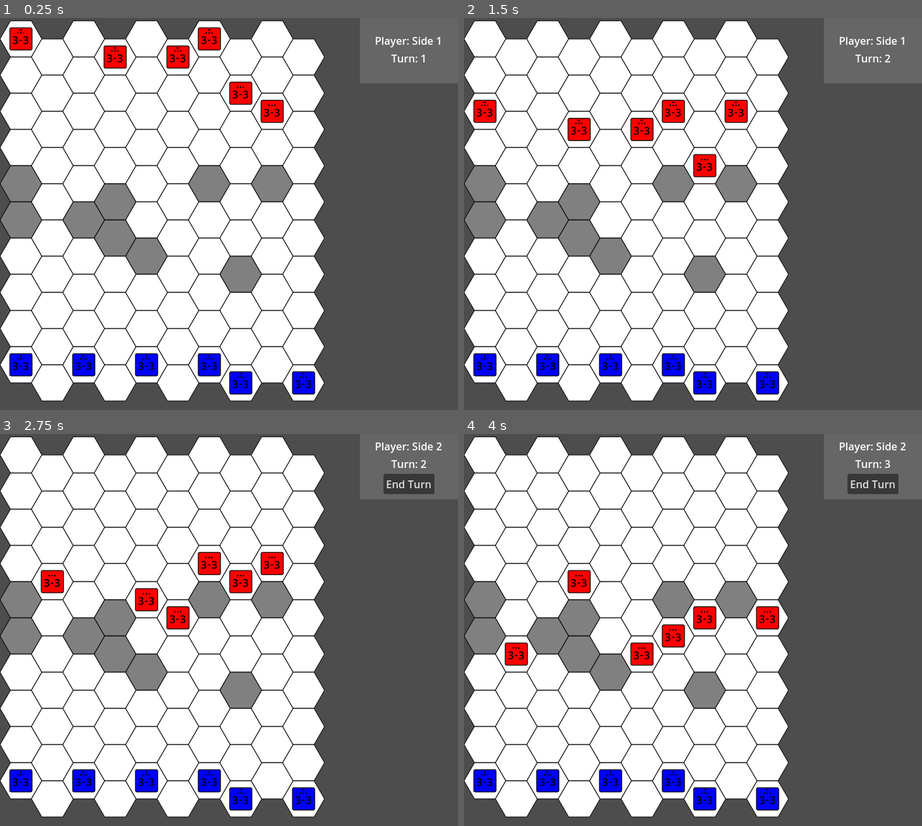
Above: before the commit, frames 1-4 (two rows, left to right).
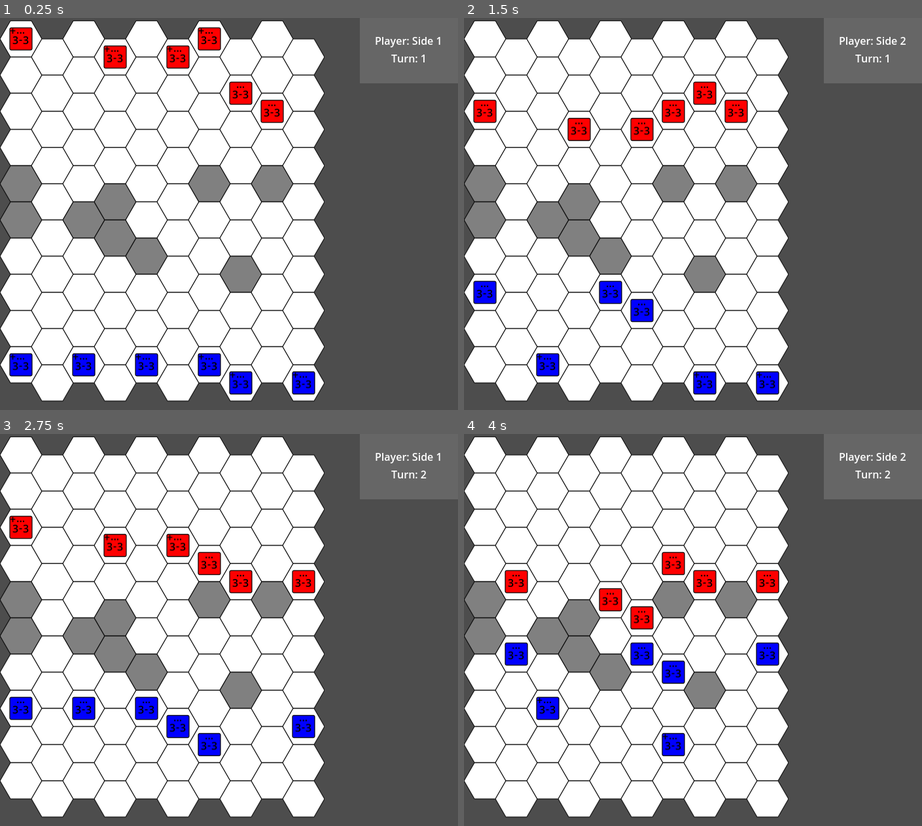
Above: after the commit, the same moments.

Repository: Bly7/1-week-wargame
Game: Godot game, scene res://main.tscn
Same seed, same stepped clock (60 frames per second), same inputs: the game is played once before the commit and once after it.
Inputs (mouse positions are in pixels of both pictures, inside the frame that each line leads up to):
- Up to frame 1 (0.25 s): no input
- Up to frame 2 (1.5 s): move the mouse to (793, 194) at 0.52 s; click (793, 194) at 0.67 s; click (871, 68) at 1.25 s, where only the run before the commit has a clickable "End Turn"
- Up to frame 3 (2.75 s): move the mouse to (137, 649) at 2.02 s; click (137, 649) at 2.17 s
- Up to frame 4 (4 s): click (871, 484) at 2.75 s, where only the run before the commit has a clickable "End Turn"; move the mouse to (738, 543) at 3.52 s; click (738, 543) at 3.67 s

The runs differ from the first frame. In frame 1, 0.1% of the frame differs, in the area x 2-67%, y 2-92%; in frame 2, 2.5%; in frame 3, 7.1%; in frame 4, 7.6%, in the area x 2-97%, y 2-97%.

Commit message:
UI & Readability

Diff:
--- /dev/null
+++ b/Sounds/failed_attack_sound.tres
@@ -0,0 +1,8 @@
+[gd_resource type="AudioStreamRandomizer" load_steps=2 format=3 uid="uid://bf22rt5bkogo3"]
+
+[ext_resource type="AudioStream" uid="uid://cqsf6621hlwt" path="res://Sounds/hollow_hit.mp3" id="1_n80hk"]
+
+[resource]
+random_pitch = 1.1
+streams_count = 1
+stream_0/stream = ExtResource("1_n80hk")
--- a/Sounds/successful_attack_sound.tres
+++ b/Sounds/successful_attack_sound.tres
@@ -1,6 +1,6 @@
 [gd_resource type="AudioStreamRandomizer" load_steps=2 format=3 uid="uid://uy1pg0b8lsoj"]
 
-[ext_resource type="AudioStream" uid="uid://c8gkf38i4cjfr" path="res://Sounds/metal_slice.mp3" id="1_3lyeq"]
+[ext_resource type="AudioStream" uid="uid://d2v8rxdnbl84l" path="res://Sounds/explosion_fast.mp3" id="1_3lyeq"]
 
 [resource]
 random_pitch = 1.15
--- a/Unit/unit.gd
+++ b/Unit/unit.gd
@@ -11,10 +11,10 @@
 @export var health_points: int = 3
 
 # Attack and defense power of the unit
-@export var attack_power: int = 1
-var current_attack_power: int = attack_power
-@export var defense_power: int = 1
-var current_defense_power: int = defense_power
+@export var attack_power: float = 1
+var current_attack_power: int = int(attack_power)
+@export var defense_power: float = 1
+var current_defense_power: int = int(defense_power)
 
 # Current move points available, might change this to action points later
 @onready var move_points: int = 0
@@ -32,6 +32,7 @@
 # Audio Objects
 @onready var move_sound: AudioStreamPlayer = $MoveSound
 @onready var successful_attack_sound: AudioStreamPlayer = $SuccessfulAttackSound
+@onready var failed_attack_sound: AudioStreamPlayer = $FailedAttackSound
 
 func _ready():
 	resetMovePoints()
@@ -222,6 +223,10 @@
 		queue_free()
 		return
 
+func roll() -> int:
+	return randi_range(1, 6)
+	#return randi_range(1, 10)
+
 # Attack another unit
 # Might want to move this to the main script later
 func attackUnit(target_unit: Unit):
@@ -230,19 +235,23 @@
 	if move_points == move_range:
 		attack_bonus = 1
 
+
 	# if the target unit hasn't moved this turn, give defense bonus
 	var defense_bonus = 0
 	if target_unit.move_points == target_unit.move_range:
-		defense_bonus = 1
+		defense_bonus = 2
 
 	# empty move points
 	move_points = 0
 
 	# Roll to see if attack hits
-	var attack_roll = randi_range(1, 6) + current_attack_power + attack_bonus
-	var defense_roll = randi_range(1, 6) + target_unit.current_defense_power + defense_bonus
+	var attack_roll = roll() + current_attack_power + attack_bonus
+	var defense_roll = target_unit.roll() + target_unit.current_defense_power + defense_bonus
 
 	if attack_roll < defense_roll:
+		# Play Sound Effect (if any)
+		failed_attack_sound.play()
+
 		# counterattack logic
 		if target_unit.hasMoved() == false:
 			# Target unit gets a counterattack if it hasn't moved
--- a/Unit/unit.tscn
+++ b/Unit/unit.tscn
@@ -1,8 +1,10 @@
-[gd_scene load_steps=4 format=3 uid="uid://cr7xklypp7juc"]
+[gd_scene load_steps=6 format=3 uid="uid://cr7xklypp7juc"]
 
 [ext_resource type="Script" uid="uid://tj5w2xdbxth0" path="res://Unit/unit.gd" id="1_c0ino"]
 [ext_resource type="Texture2D" uid="uid://e63t4lewjb7o" path="res://Unit/unit.png" id="1_tuymw"]
 [ext_resource type="AudioStream" uid="uid://disv17id42qnt" path="res://Sounds/move_sound.tres" id="3_6w0sq"]
+[ext_resource type="AudioStream" uid="uid://uy1pg0b8lsoj" path="res://Sounds/successful_attack_sound.tres" id="4_ytiie"]
+[ext_resource type="AudioStream" uid="uid://bf22rt5bkogo3" path="res://Sounds/failed_attack_sound.tres" id="5_h1a0a"]
 
 [node name="Unit" type="Node2D"]
 script = ExtResource("1_c0ino")
@@ -28,7 +30,7 @@
 offset_right = -1.0
 offset_bottom = 13.0
 theme_override_colors/font_color = Color(0, 0, 0, 1)
-text = "2"
+text = "3"
 horizontal_alignment = 1
 vertical_alignment = 1
 
@@ -38,7 +40,7 @@
 offset_right = 15.0
 offset_bottom = 13.0
 theme_override_colors/font_color = Color(0, 0, 0, 1)
-text = "2"
+text = "3"
 horizontal_alignment = 1
 vertical_alignment = 1
 
@@ -53,12 +55,12 @@
 vertical_alignment = 1
 
 [node name="UnmovedLabel" type="Label" parent="."]
-offset_left = -5.0
-offset_top = -27.0
-offset_right = 6.0
-offset_bottom = -4.0
+offset_left = -17.0
+offset_top = -24.0
+offset_right = -6.0
+offset_bottom = -1.0
 theme_override_colors/font_color = Color(0, 0, 0, 1)
-text = "-"
+text = "+"
 horizontal_alignment = 1
 vertical_alignment = 1
 
@@ -66,5 +68,10 @@
 stream = ExtResource("3_6w0sq")
 
 [node name="SuccessfulAttackSound" type="AudioStreamPlayer" parent="."]
-volume_db = -0.24
-pitch_scale = 0.8
+stream = ExtResource("4_ytiie")
+volume_db = -8.969
+
+[node name="FailedAttackSound" type="AudioStreamPlayer" parent="."]
+stream = ExtResource("5_h1a0a")
+volume_db = -2.0
+pitch_scale = 0.7
--- a/main.tscn
+++ b/main.tscn
@@ -11,6 +11,7 @@
 
 [node name="Main" type="Node2D"]
 script = ExtResource("1_0xm2m")
+side2_ai = true
 unit_scene = ExtResource("3_h2yge")
 units_per_side = 6
 
Not shown, added: Sounds/ShortBattleCry.mp3.import
Not shown, added: Sounds/explosion_fast.mp3.import
Not shown, added: Sounds/hollow_hit.mp3.import
Not shown, added: export_presets.cfg
Not shown, added: Sounds/ShortBattleCry.mp3
Not shown, added: Sounds/explosion_fast.mp3
Not shown, added: Sounds/hollow_hit.mp3
